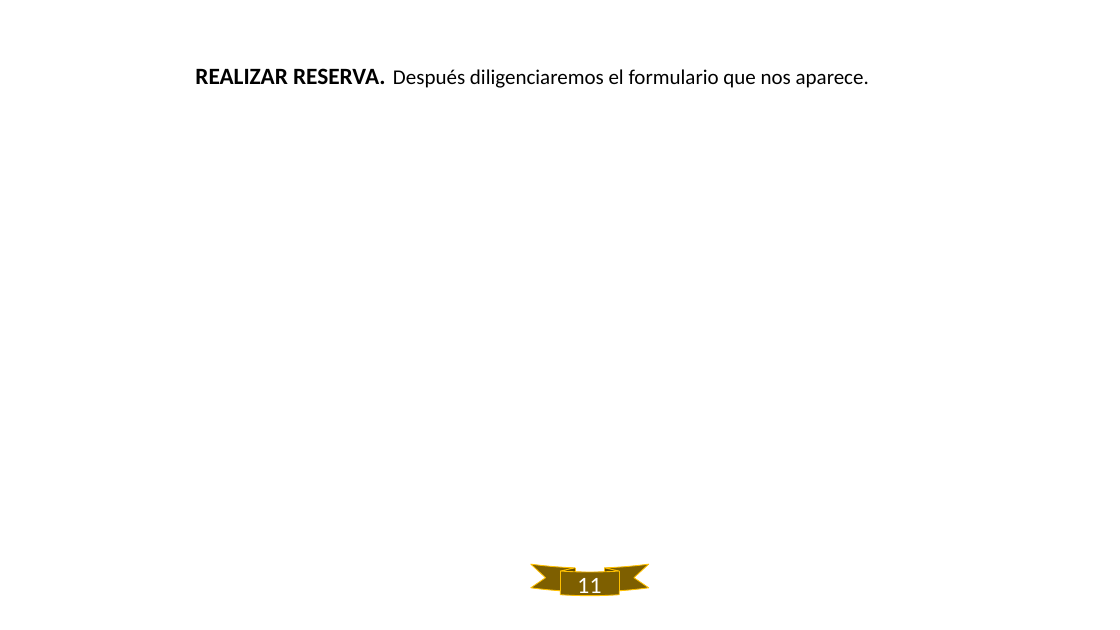
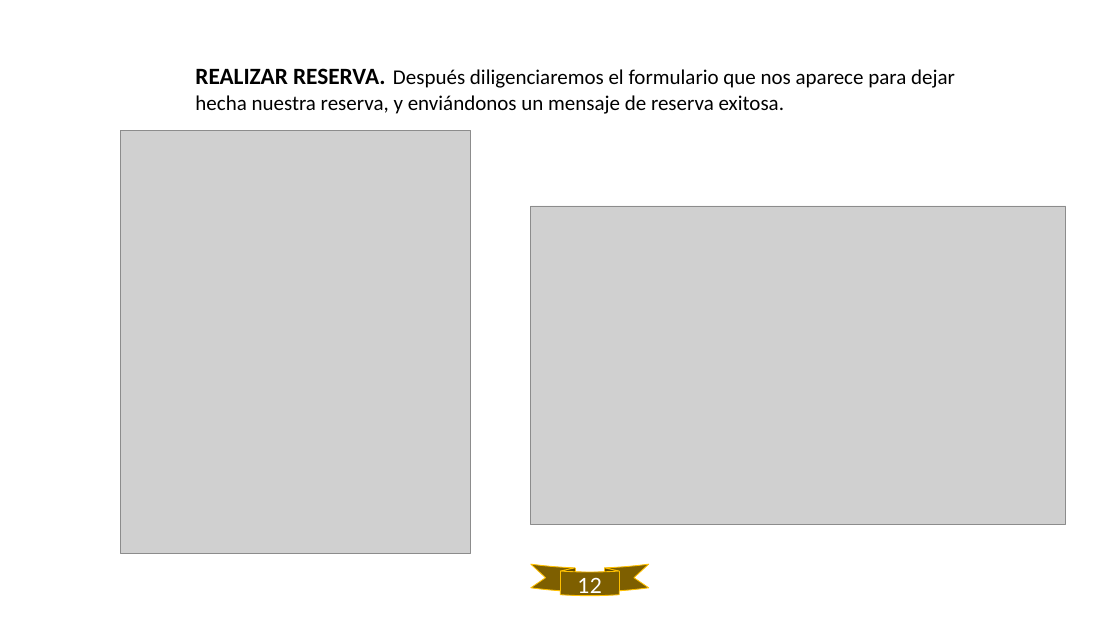
Before and after one commit to Nicolasgil06/CANCHEROS, a slide deck: slide 12 of assets/docs/Trimestre V/04_Manual_Usuario/cancheros manual usuario .pptx. Drawn at 1120x630 pixels with LibreOffice and Linux fonts; fonts in the diff are those of the drawing; grey boxes stand for pictures. Boxes give left, top, right and bottom in pixels: in the first picture for what was removed or moved away, otherwise in the second. Text is boxed around its words. In the diff, an @@ line names an element or a change of style, - is before the commit and + after.

```diff
--- a/assets/docs/Trimestre V/04_Manual_Usuario/cancheros manual usuario .pptx
+++ b/assets/docs/Trimestre V/04_Manual_Usuario/cancheros manual usuario .pptx
@@ text at (195,68,955,114): text changed @@
-REALIZAR RESERVA. Después diligenciaremos el formulario que nos aparece.
+REALIZAR RESERVA. Después diligenciaremos el formulario que nos aparece para dejar hecha nuestra reserva, y enviándonos un mensaje de reserva exitosa.
@@ picture added at (121,130,471,554) @@
@@ picture added at (531,206,1066,524) @@
@@ text at (578,577,602,598): text changed @@
-11
+12
```
Also in this commit, not shown: 6 other slides changed, 2 slides added, 1 other file.
